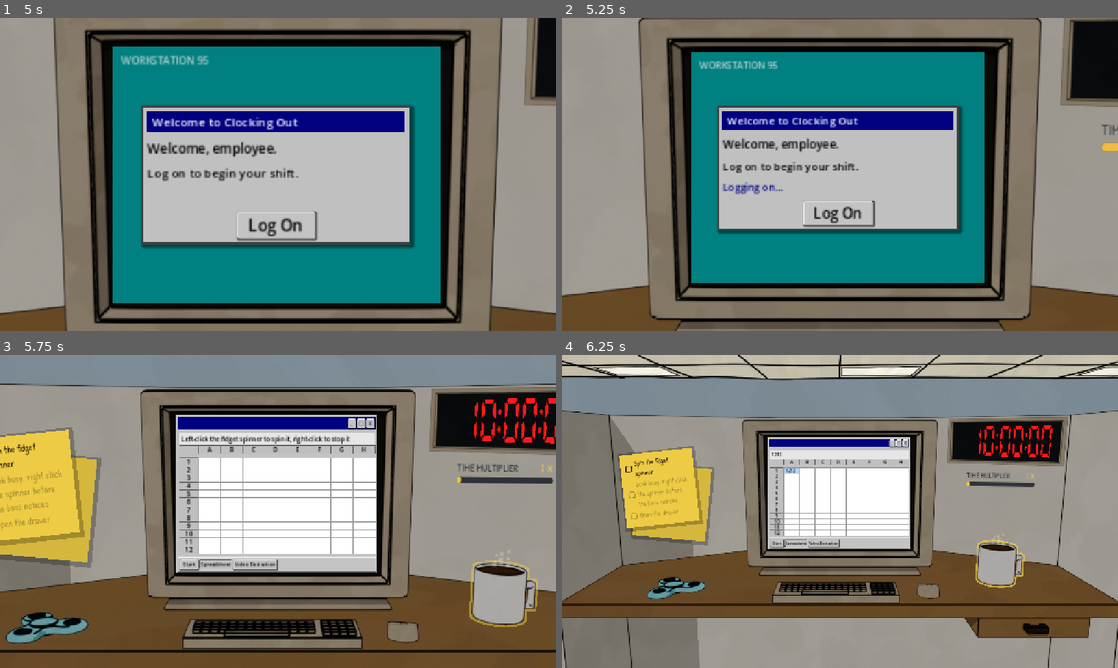
Above: before the commit, frames 1-4 (two rows, left to right).
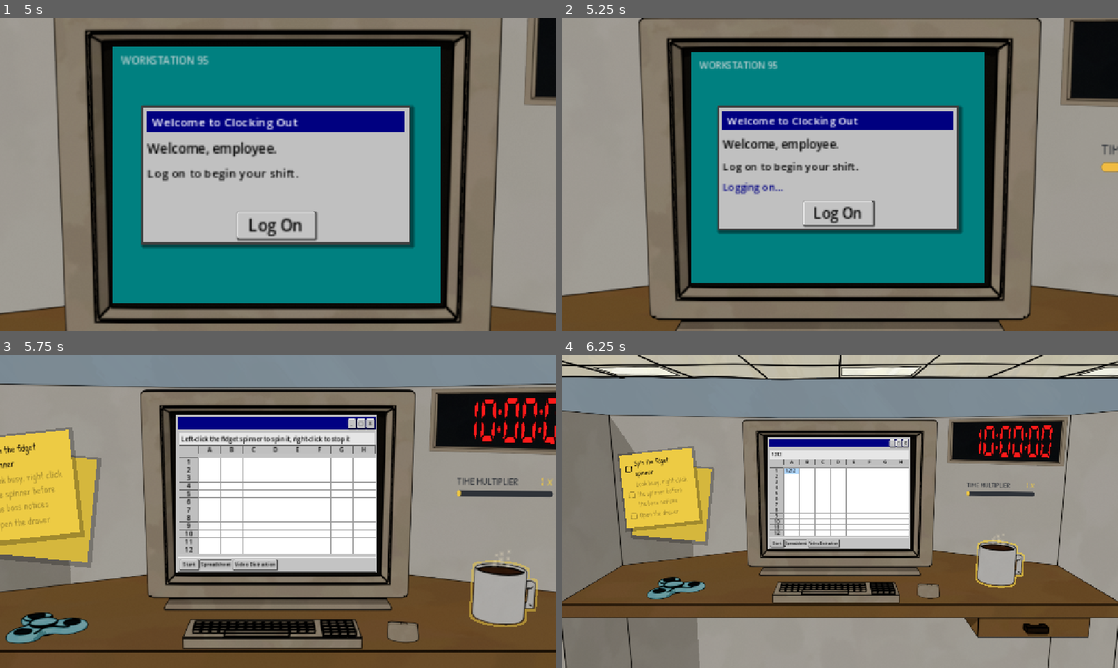
Above: after the commit, the same moments.

Repository: Jelleas/gmtk-2026
Game: Godot game, scene res://src/main.tscn
The game is run twice, just before and just after one commit, with the same random seed, the same clock (stepped at 60 frames per second) and the same inputs.
Inputs (mouse positions are in pixels of both pictures, inside the frame that each line leads up to):
- Up to frame 1 (5 s): click "Start" at 0.5 s; click "Start" at 1.25 s; click "_" at 2 s; click "□" at 2.75 s; click "Spreadsheet" at 3.5 s; click "Video Distraction" at 4.25 s
- Up to frame 2 (5.25 s): click "Log On" at 5 s
- Up to frame 3 (5.75 s): no input
- Up to frame 4 (6.25 s): click (773, 461) at 5.77 s; type "12" at 5.85 s; click (795, 461) at 6 s; type "12" at 6.08 s; click (817, 461) at 6.23 s

Frame 1 is identical in both runs. In frame 2, 0.2% of the frame differs, in the area x 97-100%, y 34-50%; in frame 3, 0.9%, in the area x 82-100%, y 34-46%; in frame 4, 0.5%.

Commit message:
prettier combo bar

Diff:
--- a/resources/shaders/coffee_cup_material.tres
+++ b/resources/shaders/coffee_cup_material.tres
@@ -1,6 +1,6 @@
-[gd_resource type="ShaderMaterial" load_steps=2 format=3]
+[gd_resource type="ShaderMaterial" format=3 uid="uid://dy7blwciby210"]
 
-[ext_resource type="Shader" path="res://resources/shaders/coffee_cup.gdshader" id="1_shader"]
+[ext_resource type="Shader" uid="uid://bik4hb86p05au" path="res://resources/shaders/coffee_cup.gdshader" id="1_shader"]
 
 [resource]
 shader = ExtResource("1_shader")
--- a/src/multiplier_meter/multiplier_meter.gd
+++ b/src/multiplier_meter/multiplier_meter.gd
@@ -44,7 +44,7 @@
 		fill_style = scene_fill.duplicate()
 		progress_bar.add_theme_stylebox_override(&"fill", fill_style)
 
-	combo_label.hide()
+	combo_label.modulate.a = 0.0
 
 	clock = get_node_or_null(clock_path)
 	if clock == null:
@@ -98,12 +98,12 @@
 func _update_combo(active_count: int, color: Color) -> void:
 	var bonus: float = clock.call(&"combo_bonus") if clock else 1.0
 	if active_count < 2 or is_equal_approx(bonus, 1.0):
-		combo_label.hide()
+		combo_label.modulate.a = 0.0
 		return
 
 	combo_label.text = "COMBO x%s" % _format_multiplier(bonus)
 	combo_label.add_theme_color_override(&"font_color", color)
-	combo_label.show()
+	combo_label.modulate.a = 1.0
 
 
 func _punch() -> void:
--- a/src/multiplier_meter/multiplier_meter.tscn
+++ b/src/multiplier_meter/multiplier_meter.tscn
@@ -3,6 +3,18 @@
 [ext_resource type="Script" uid="uid://dkfj63cxn2nj4" path="res://src/multiplier_meter/multiplier_meter.gd" id="1_script"]
 [ext_resource type="FontFile" uid="uid://d0jbox8bmnpvr" path="res://resources/fonts/PatrickHand-Regular.ttf" id="2_font"]
 [ext_resource type="FontFile" uid="uid://waeboggto76o" path="res://resources/fonts/DSEG7ClassicMini-Bold.ttf" id="3_vft7o"]
+
+[sub_resource type="StyleBoxFlat" id="StyleBoxFlat_coffee_glow"]
+bg_color = Color(0, 0, 0, 0)
+border_width_left = 3
+border_width_top = 3
+border_width_right = 3
+border_width_bottom = 3
+border_color = Color(1, 0.72, 0.26, 0.9)
+corner_radius_top_left = 8
+corner_radius_top_right = 8
+corner_radius_bottom_right = 8
+corner_radius_bottom_left = 8
 
 [sub_resource type="StyleBoxFlat" id="StyleBoxFlat_progress_background"]
 bg_color = Color(0.18039216, 0.19607843, 0.21960784, 1)
@@ -18,18 +30,6 @@
 corner_radius_bottom_right = 5
 corner_radius_bottom_left = 5
 
-[sub_resource type="StyleBoxFlat" id="StyleBoxFlat_coffee_glow"]
-bg_color = Color(0, 0, 0, 0)
-border_width_left = 3
-border_width_top = 3
-border_width_right = 3
-border_width_bottom = 3
-border_color = Color(1, 0.72, 0.26, 0.9)
-corner_radius_top_left = 8
-corner_radius_top_right = 8
-corner_radius_bottom_right = 8
-corner_radius_bottom_left = 8
-
 [node name="MultiplierMeter" type="Node2D" unique_id=1786375230]
 script = ExtResource("1_script")
 
@@ -55,6 +55,17 @@
 
 [node name="VBoxContainer" type="VBoxContainer" parent="Display/PanelContainer/MarginContainer" unique_id=1077380879]
 layout_mode = 2
+
+[node name="ComboLabel" type="Label" parent="Display/PanelContainer/MarginContainer/VBoxContainer" unique_id=1450339907]
+unique_name_in_owner = true
+custom_minimum_size = Vector2(0, 18)
+layout_mode = 2
+size_flags_horizontal = 8
+theme_override_colors/font_color = Color(0.92941177, 0.79607844, 0.26666668, 1)
+theme_override_fonts/font = ExtResource("2_font")
+theme_override_font_sizes/font_size = 12
+text = "COMBO x1.5"
+vertical_alignment = 1
 
 [node name="HBoxContainer" type="HBoxContainer" parent="Display/PanelContainer/MarginContainer/VBoxContainer" unique_id=1506554502]
 layout_mode = 2
@@ -85,15 +96,6 @@
 text = "X"
 vertical_alignment = 1
 
-[node name="ComboLabel" type="Label" parent="Display/PanelContainer/MarginContainer/VBoxContainer/HBoxContainer" unique_id=1450339907]
-unique_name_in_owner = true
-layout_mode = 2
-theme_override_colors/font_color = Color(0.92941177, 0.79607844, 0.26666668, 1)
-theme_override_fonts/font = ExtResource("2_font")
-theme_override_font_sizes/font_size = 14
-text = "COMBO x1.5"
-vertical_alignment = 1
-
 [node name="ProgressBar" type="ProgressBar" parent="Display/PanelContainer/MarginContainer/VBoxContainer" unique_id=1450339908]
 unique_name_in_owner = true
 custom_minimum_size = Vector2(10, 10)
Not shown: 2 places in src/multiplier_meter/multiplier_meter.tscn that only renumber resources
